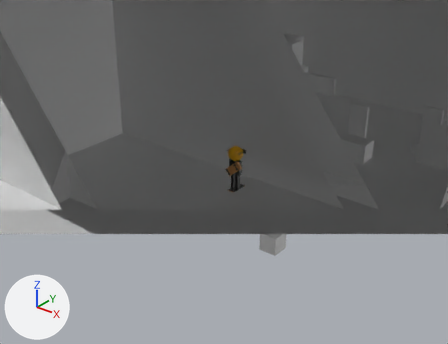
An edit to the Blender file Blender/5 target_shooting.blend, drawn before and after from the same camera.
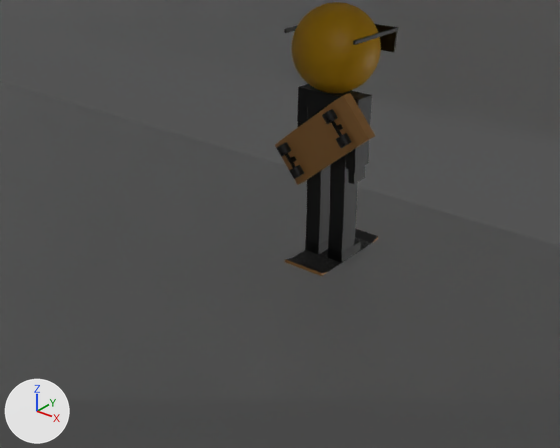
Each version appears first from a 50 mm lens placed at (16.78, -21.7, 13.86), pointed at (-0.03, -0.68, 0.83), and next in a close-up from a 50 mm lens placed at (4.02, -5.57, 3.3), pointed at (0.2, -0.8, 0.34). Arrows for +X, +Y and +Z are at lower left; the lights stay in place. The older version's two pictures come first. Everything nearer to the camera than a plane just in front of the edit is cut away.
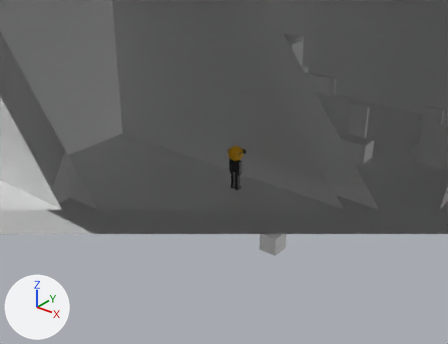
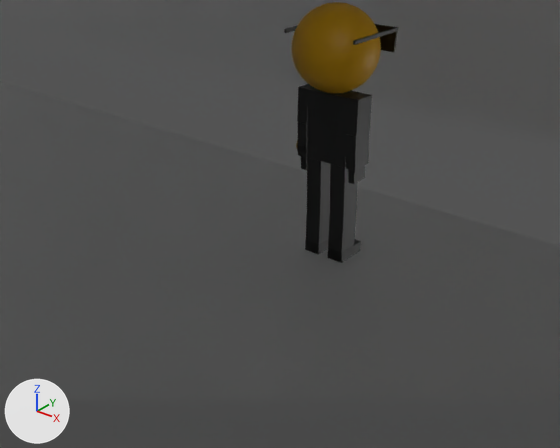
The change, as a list of edits to the scene's bpy script:
```text
Remove ob_cylinder_007:
    ob_cylinder_007 = bpy.data.objects.new('Cylinder.007', me_cylinder_009)
Remove ob_cylinder_006:
    ob_cylinder_006 = bpy.data.objects.new('Cylinder.006', me_cylinder_008)
Remove ob_cylinder_009:
    ob_cylinder_009 = bpy.data.objects.new('Cylinder.009', me_cylinder_007)
Remove ob_cylinder_010:
    ob_cylinder_010 = bpy.data.objects.new('Cylinder.010', me_cylinder_010)
Change ob_cylinder_011:
    remove ob_cylinder_011.parent = ob_cube_046
Change ob_cylinder_012:
    remove ob_cylinder_012.parent = ob_cube_046
Change ob_cylinder_013:
    remove ob_cylinder_013.parent = ob_cube_046
Change ob_cylinder_014:
    remove ob_cylinder_014.parent = ob_cube_046
Remove ob_cube_035:
    ob_cube_035 = bpy.data.objects.new('Cube.035', me_cube_036)
Remove ob_cube_034:
    ob_cube_034 = bpy.data.objects.new('Cube.034', me_cube_035)
Remove ob_cube_033:
    ob_cube_033 = bpy.data.objects.new('Cube.033', me_cube_034)
Remove ob_cube_032:
    ob_cube_032 = bpy.data.objects.new('Cube.032', me_cube_033)
Remove ob_cube_031:
    ob_cube_031 = bpy.data.objects.new('Cube.031', me_cube_032)
Remove ob_cube_030:
    ob_cube_030 = bpy.data.objects.new('Cube.030', me_cube_031)
Remove ob_cube_029:
    ob_cube_029 = bpy.data.objects.new('Cube.029', me_cube_030)
Remove ob_cube_028:
    ob_cube_028 = bpy.data.objects.new('Cube.028', me_cube_029)
Remove ob_cube_027:
    ob_cube_027 = bpy.data.objects.new('Cube.027', me_cube_040)
Change ob_cube_026:
    remove ob_cube_026.parent = ob_cube_046
Change ob_cube_001:
    remove ob_cube_001.parent = ob_cube_046
Change ob_cube_040:
    remove ob_cube_040.parent = ob_cube_046
Change ob_cube_041:
    remove ob_cube_041.parent = ob_cube_046
Change ob_cube_042:
    remove ob_cube_042.parent = ob_cube_046
Change ob_cube_043:
    remove ob_cube_043.parent = ob_cube_046
Remove ob_cube_044:
    ob_cube_044 = bpy.data.objects.new('Cube.044', me_cube_047)
Remove ob_cube_045:
    ob_cube_045 = bpy.data.objects.new('Cube.045', me_cube_048)
Remove ob_cube_046:
    ob_cube_046 = bpy.data.objects.new('Cube.046', me_cube_049)
```

What differs and where, as boxes (x1, y1, x2, y2) in the close-ups (560 x 448 px):
'Cube.027', deleted
    before: (280, 102, 362, 181)
'Cube.028', deleted
    before: (333, 93, 375, 146)
'Cube.046', deleted
    before: (293, 237, 371, 272)
'Cube.045', deleted
    before: (285, 258, 328, 276)
'Cube.044', deleted (mostly hidden)
    before: (355, 229, 378, 243)
'Cylinder.009', deleted
    before: (336, 133, 352, 148)
'Cylinder.010', deleted
    before: (322, 109, 338, 124)
'Cube.029', deleted
    before: (275, 141, 308, 185)
'Cylinder.006', deleted
    before: (277, 142, 291, 156)
'Cylinder.007', deleted
    before: (290, 165, 304, 179)
'Cube.030', deleted
    before: (334, 124, 343, 132)
'Cube.033', deleted
    before: (288, 156, 296, 163)
'Cube.032', deleted
    before: (331, 120, 337, 127)
'Cube.035', deleted
    before: (285, 153, 291, 159)
'Cube.034', deleted
    before: (290, 162, 296, 168)
'Cube.064', unchanged, uncovered by the edit
    both: (307, 87, 361, 168)
